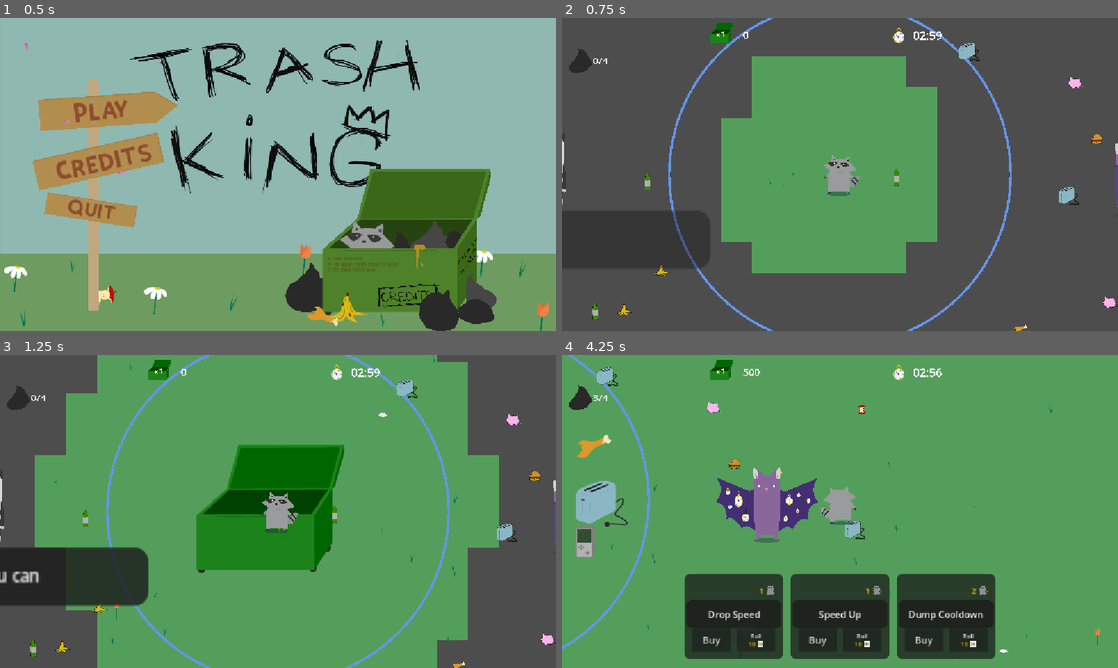
Above: before the commit, frames 1-4 (two rows, left to right).
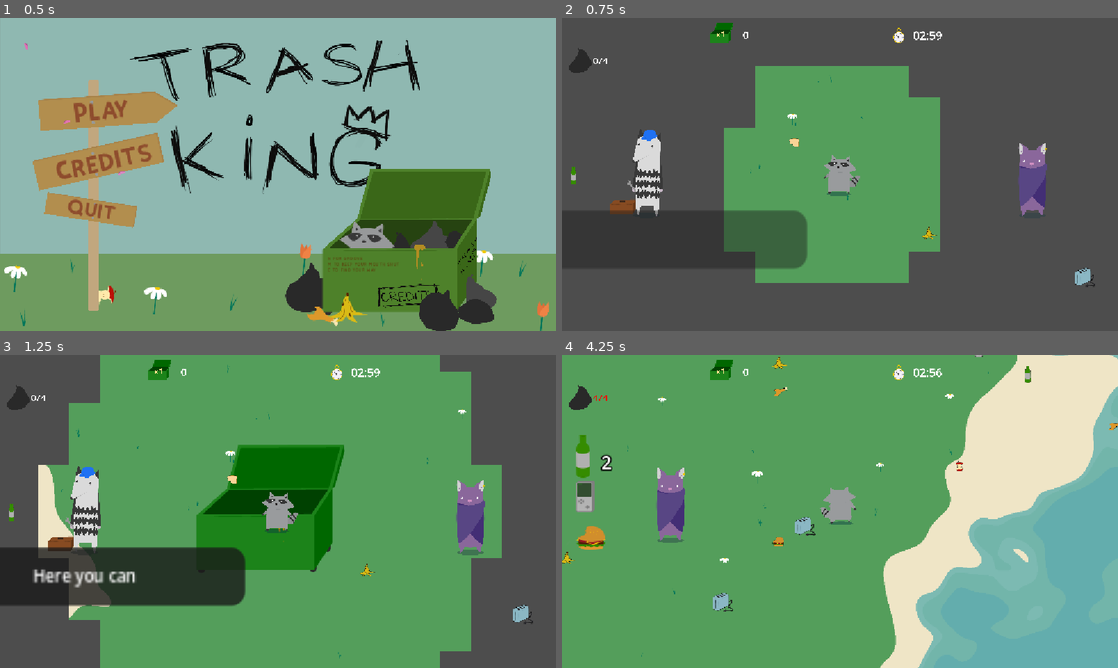
Above: after the commit, the same moments.

Repository: Lu-ni/upsi-jam-6
Game: Godot game, scene res://scenes/MainMenu.tscn
The game is run twice, just before and just after one commit, with the same random seed, the same clock (stepped at 60 frames per second) and the same inputs. The engine's default icon, where the game draws it, is replaced by a stand-in: a white triangle on a blue panel in a dark square. Sound files missing from this copy of the repository are replaced by a short silence.
Inputs (mouse positions are in pixels of both pictures, inside the frame that each line leads up to):
- Up to frame 1 (0.5 s): no input
- Up to frame 2 (0.75 s): click "Play" at 0.5 s
- Up to frame 3 (1.25 s): no input
- Up to frame 4 (4.25 s): tap Enter at 1.25 s; move the mouse to (962, 495) at 1.27 s; hold D (ui_right) 1.28-2.03 s; tap N (next_track) at 1.35 s; tap Down (shop_buy) at 1.52, 2.27, 3.77 s; move the mouse to (728, 527) at 2.02 s; hold S (ui_down) 2.03-2.78 s; tap E (petals) at 2.1 s; move the mouse to (895, 442) at 2.77 s; hold D (ui_right) 2.78-3.53 s; tap O at 2.85 s; move the mouse to (812, 574) at 3.52 s; hold W (ui_up) from 3.53 s (still down); tap P at 3.6 s

Frame 1 is identical in both runs. In frame 2, 9.4% of the frame differs, in the area x 0-100%, y 0-100%; in frame 3, 13%; in frame 4, 49%.

Commit message:
finetune coef

Diff:
--- a/scenes/HeapOfGarbage.tscn
+++ b/scenes/HeapOfGarbage.tscn
@@ -5,7 +5,6 @@
 
 [node name="HeapOfGarbage" type="Node2D" unique_id=1990489062 groups=["garbage_pile"]]
 script = ExtResource("1_t85yp")
-pickup_range = 354
 
 [node name="Sprite2D" type="Sprite2D" parent="." unique_id=410277950]
 texture = ExtResource("3_p8a1b")
--- a/scripts/ChunkManager.gd
+++ b/scripts/ChunkManager.gd
@@ -69,7 +69,7 @@
 func _setup_noise() -> void:
 	_noise.noise_type         = FastNoiseLite.TYPE_SIMPLEX_SMOOTH
 	_noise.seed               = randi()
-	_noise.frequency          = 0.0001
+	_noise.frequency          = 0.0006
 	_noise.fractal_type       = FastNoiseLite.FRACTAL_FBM
 	_noise.fractal_octaves    = 5
 	_noise.fractal_lacunarity = 2.0
--- a/scripts/base_spawner.gd
+++ b/scripts/base_spawner.gd
@@ -4,12 +4,12 @@
 #  Configuration
 # ─────────────────────────────────────────
 
-const LOOKUP_SIZE     := 300
+const LOOKUP_SIZE     := 200
 const CIRCLE_RADIUS   := int(LOOKUP_SIZE * 2)
 const SEARCH_RADIUS   := 2000
 const SEARCH_ATTEMPTS := 500
 
-const DROP_MAX_RADIUS       := CIRCLE_RADIUS * 3
+const DROP_MAX_RADIUS       := CIRCLE_RADIUS * 8
 const DROP_SPAWN_CHANCE_MIN := 0.0    # probability right at the heap
 const DROP_SPAWN_CHANCE_MAX := 0.35   # probability at DROP_MAX_RADIUS and beyond
 
--- a/scripts/craft.gd
+++ b/scripts/craft.gd
@@ -27,6 +27,7 @@
 	all_deals.append(Deal.new("Max Time", "Augmente le temps max", "res://assets/test/Yellow.png", {"apple": 2, "banana": 2}, false, "max_time"))
 	all_deals.append(Deal.new("Dump Range$", "Augmente la range de dump", "res://assets/test/Green.png", {"banana": 1, "bottle": 1}, false, "dump_range"))
 	reroll_shop()
+	$ShopPart.play("default")
 
 func reroll_shop() -> void:
 	shop_slots_indices.clear()
--- a/scripts/heap_of_garbage.gd
+++ b/scripts/heap_of_garbage.gd
@@ -1,6 +1,6 @@
 extends Node2D
 
-@export var pickup_range: int
+@export var pickup_range: int = 250
 @export var cooldown: float = 500.0
 
 var timer: int = GameInfo.throw_trash_time
@@ -18,8 +18,6 @@
 	Signals.MULT_UP.connect(mult_up_display)
 	update_bin(true)
 
-func _draw() -> void:
-	draw_circle(Vector2.ZERO, pickup_range, Color.CORNFLOWER_BLUE, false, 5)
 
 func _on_stat_upgraded(stat: int, amount: float) -> void:
 	match stat:
